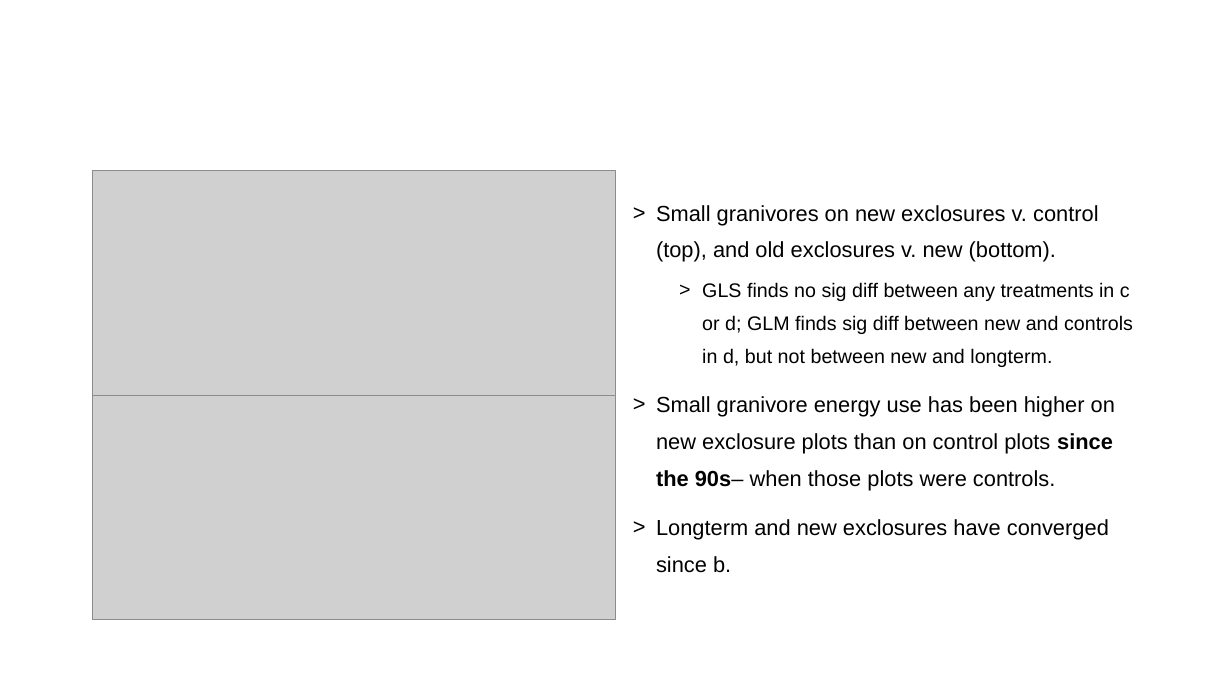
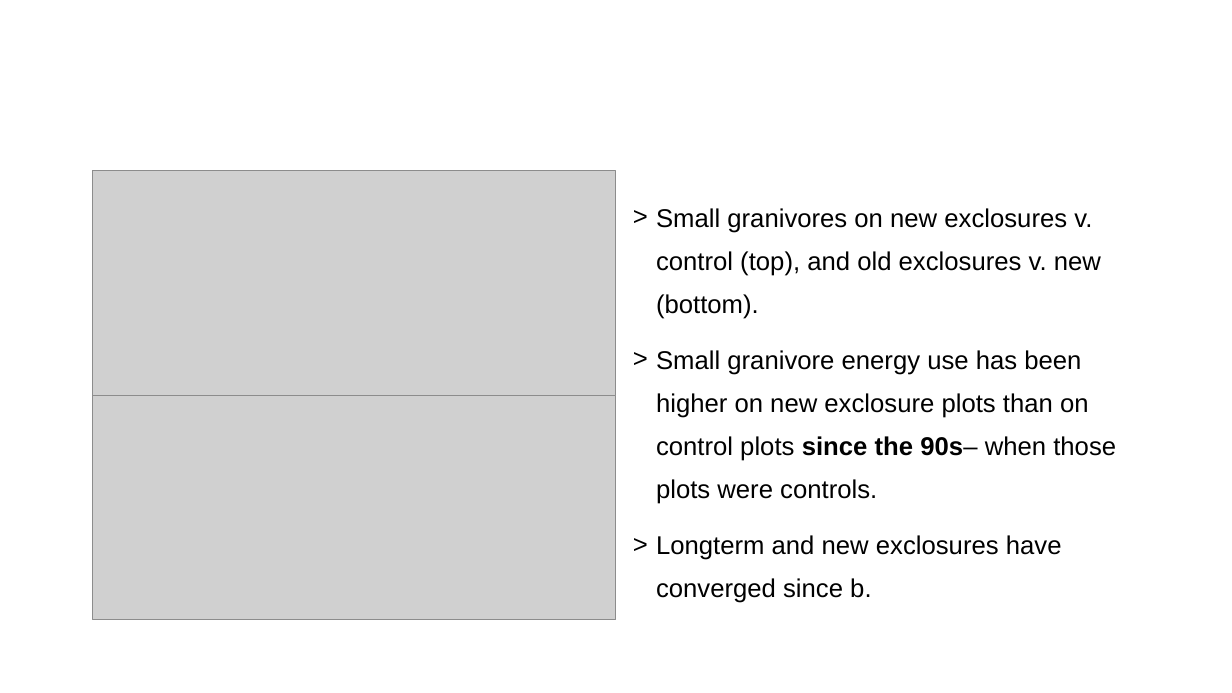
Before and after one commit to diazrenata/squareone, a slide deck: slide 16 of scaffold/old/talk_feb_2.pptx. Drawn at 1232x693 pixels with LibreOffice and Linux fonts; fonts in the diff are those of the drawing; grey boxes stand for pictures. Boxes give left, top, right and bottom in pixels: in the first picture for what was removed or moved away, otherwise in the second. Text is boxed around its words. In the diff, an @@ line names an element or a change of style, - is before the commit and + after.

```diff
--- a/scaffold/old/talk_feb_2.pptx
+++ b/scaffold/old/talk_feb_2.pptx
@@ text "Small granivores on new exclosures ..." at [656,208,1116,603]: size 17 to 20 pt @@
@@ text at [702,282,1133,367]: paragraph removed @@
-  > GLS finds no sig diff between any treatments in c or d; GLM finds sig diff between new and controls in d, but not between new and longterm.
```
Also in this commit, not shown: 4 other slides changed, 30 other files.
